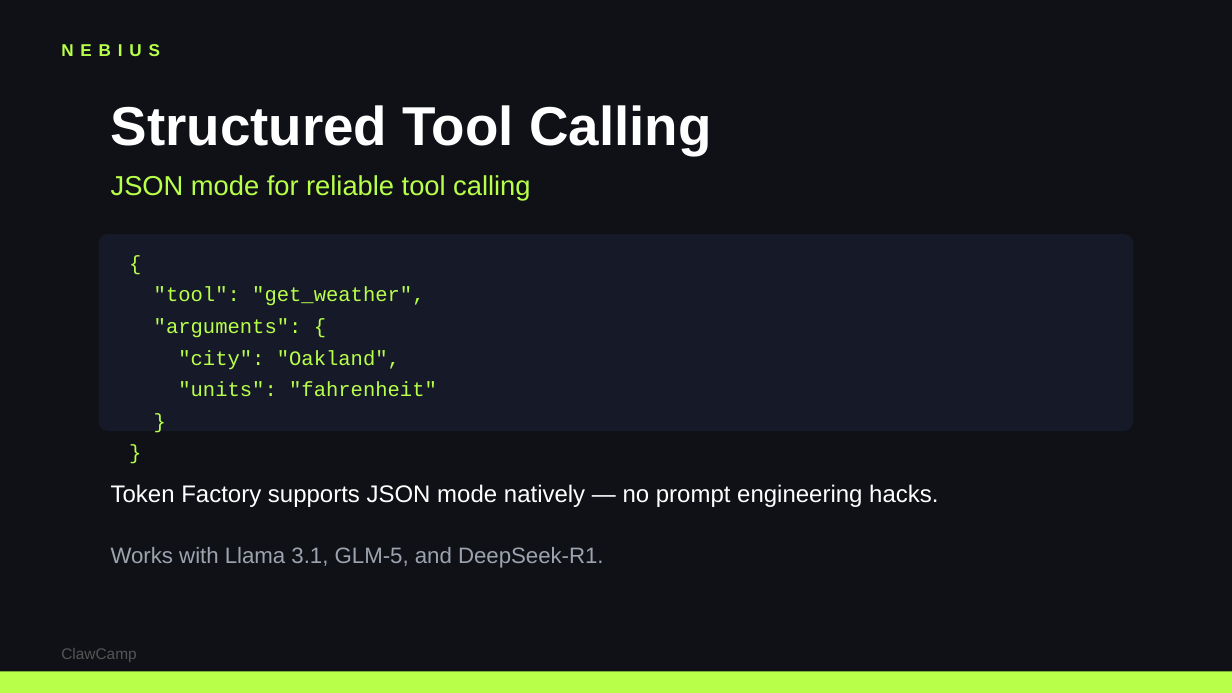
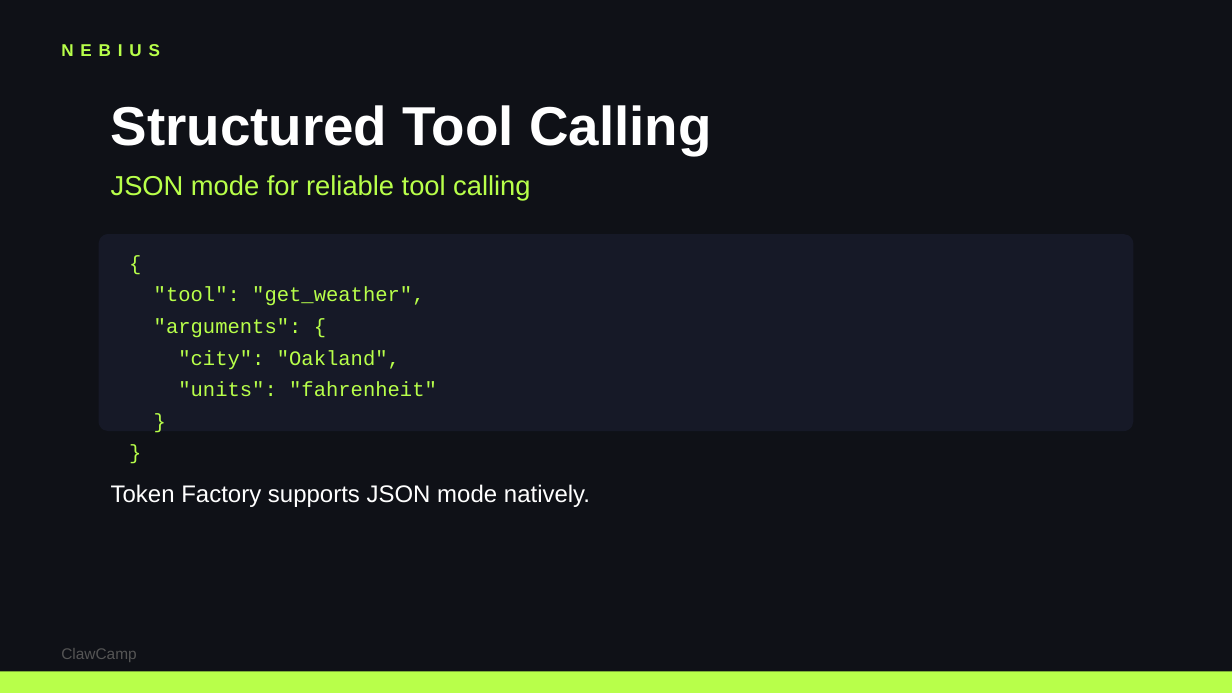
Before and after one commit to colygon/clawcamp-site, a slide deck: slide 13 of workshops/running-openclaw-on-nebius.pptx (slide 14 before the commit). Drawn at 1232x693 pixels with LibreOffice and Linux fonts; fonts in the diff are those of the drawing. Boxes give left, top, right and bottom in pixels: in the first picture for what was removed or moved away, otherwise in the second. Text is boxed around its words. In the diff, an @@ line names an element or a change of style, - is before the commit and + after.

```diff
--- a/workshops/running-openclaw-on-nebius.pptx
+++ b/workshops/running-openclaw-on-nebius.pptx
@@ text at (111,484,590,507): text changed @@
-Token Factory supports JSON mode natively — no prompt engineering hacks.
+Token Factory supports JSON mode natively.
@@ text removed at (111,547,604,568) @@
-Works with Llama 3.1, GLM-5, and DeepSeek-R1.
```
Also in this commit, not shown: 12 other slides changed, 3 slides added, 4 slides removed.
